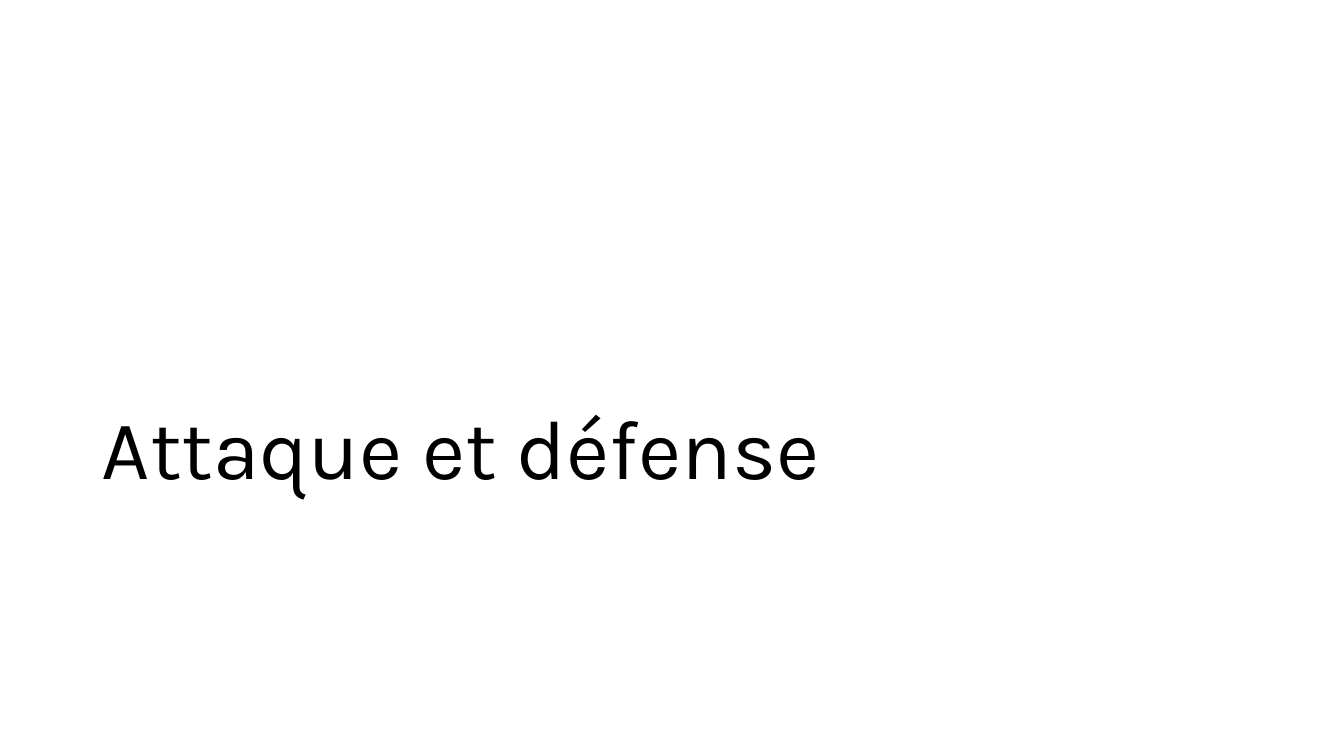
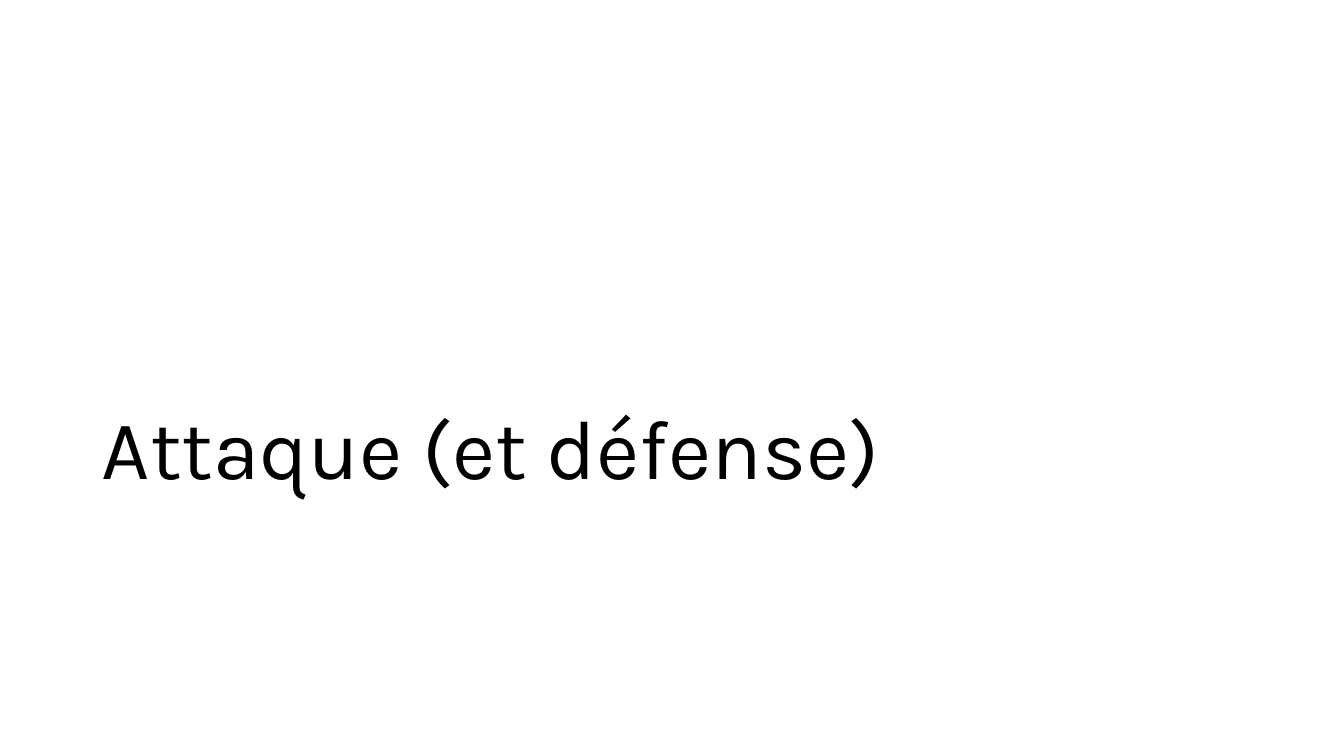
Before and after one commit to owilo/Stage, a slide deck: slide 20 of Documents/Slides/Obscuration de contenu numérique dans une image.pptx. Drawn at 1344x756 pixels with LibreOffice and Linux fonts; fonts in the diff are those of the drawing. Boxes give left, top, right and bottom in pixels: in the first picture for what was removed or moved away, otherwise in the second. Text is boxed around its words. In the diff, an @@ line names an element or a change of style, - is before the commit and + after.

```diff
--- a/Documents/Slides/Obscuration de contenu numérique dans une image.pptx
+++ b/Documents/Slides/Obscuration de contenu numérique dans une image.pptx
@@ title at (x1=102, y1=415, x2=879, y2=499): text changed @@
-Attaque et défense
+Attaque (et défense)
```
Also in this commit, not shown: 7 other slides changed, 4 slides added, 4 slides removed.
